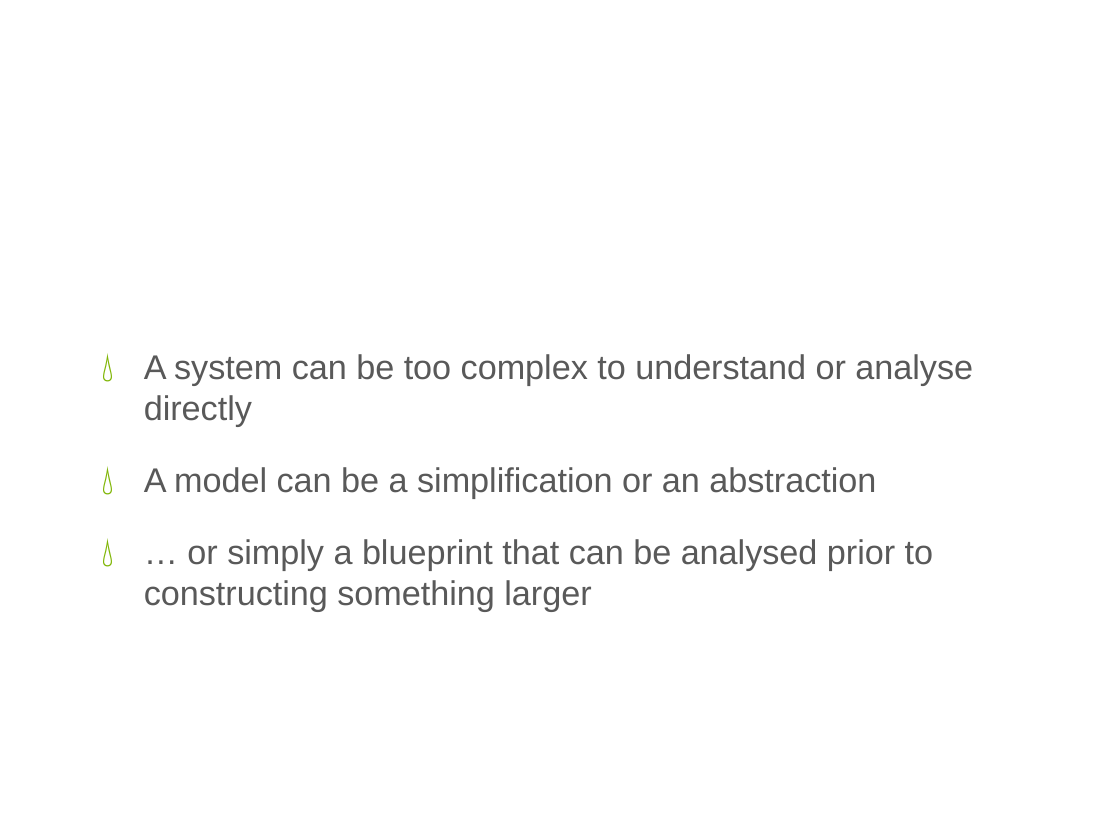
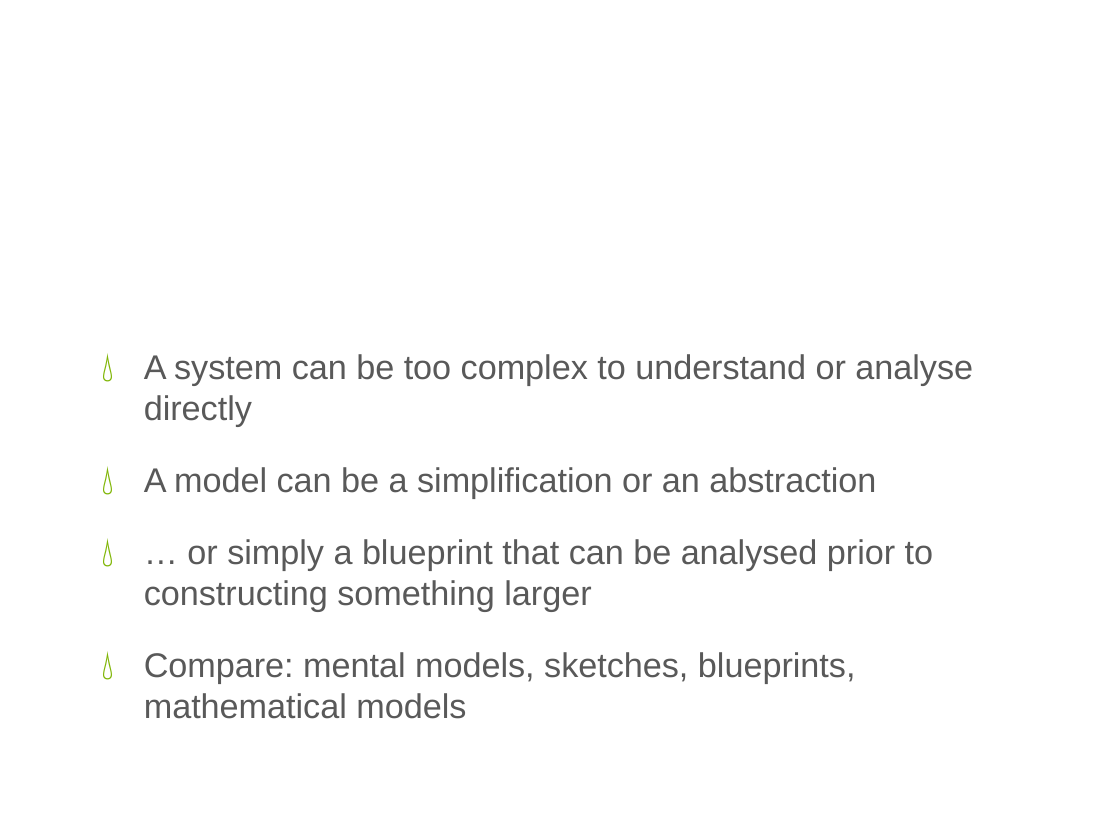
Before and after one commit to gian/defense, a slide deck: slide 6 of PhDDefense.pptx (slide 5 before the commit). Drawn at 1120x840 pixels with LibreOffice and Linux fonts; fonts in the diff are those of the drawing; background and template pictures are left out. Boxes give left, top, right and bottom in pixels: in the first picture for what was removed or moved away, otherwise in the second. Text is boxed around its words. In the diff, an @@ line names an element or a change of style, - is before the commit and + after.

```diff
--- a/PhDDefense.pptx
+++ b/PhDDefense.pptx
@@ text at bbox=[144, 652, 856, 719]: paragraph added @@
+💧 Compare: mental models, sketches, blueprints, mathematical models
```
Also in this commit, not shown: 10 other slides changed, 10 slides added, 4 slides removed.
